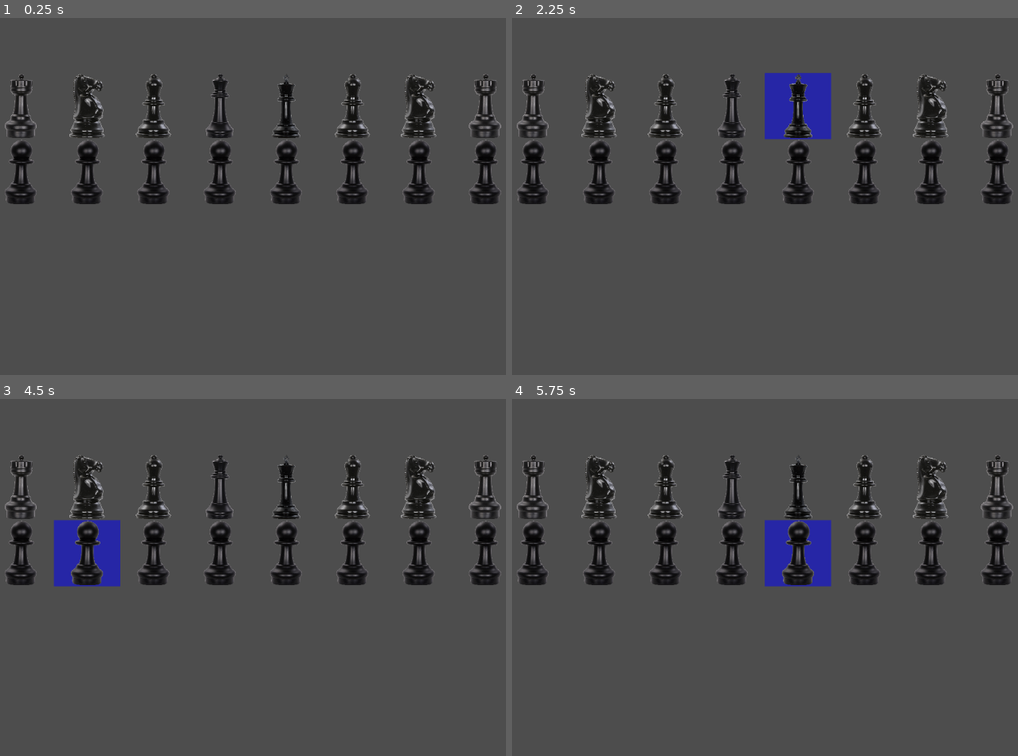
Above: before the commit, frames 1-4 (two rows, left to right).
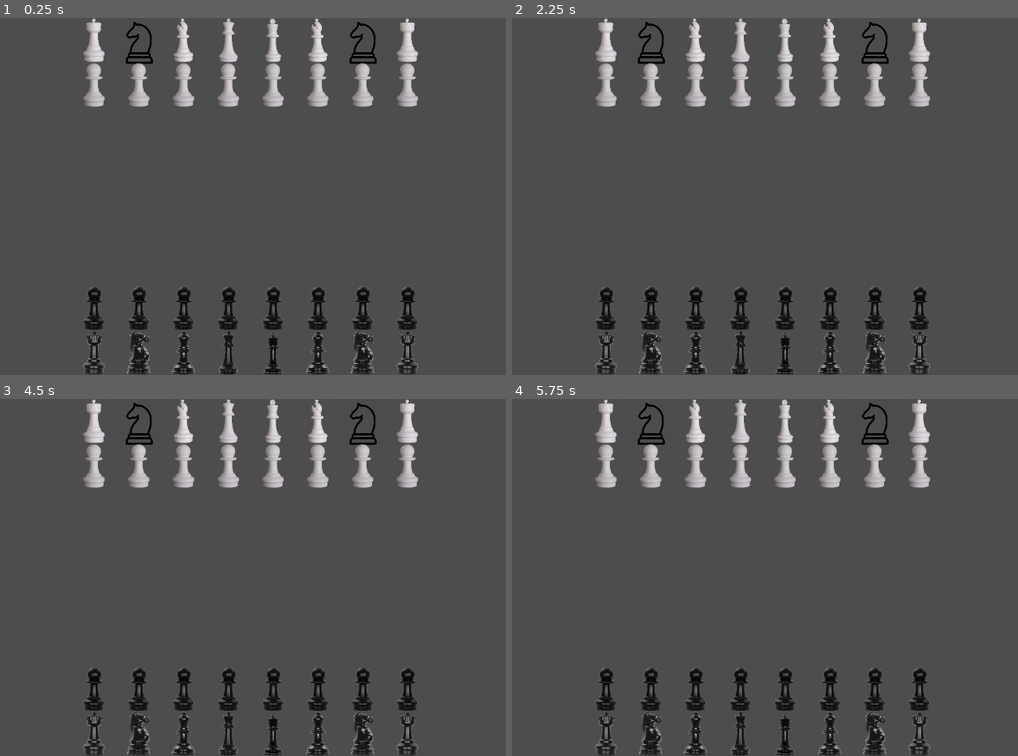
Above: after the commit, the same moments.

Repository: GDACollab/TacoChess
Game: Godot game, scene res://game.tscn
Same seed, same stepped clock (60 frames per second), same inputs: the game is played once before the commit and once after it.
Inputs (mouse positions are in pixels of both pictures, inside the frame that each line leads up to):
- Up to frame 1 (0.25 s): no input
- Up to frame 2 (2.25 s): tap Enter at 0.5, 2 s; move the mouse to (901, 178) at 0.52 s; click (901, 178) at 0.67 s; tap Space at 1.25 s; move the mouse to (633, 214) at 1.27 s; click (633, 214) at 1.42 s; move the mouse to (825, 117) at 2.02 s; click (825, 117) at 2.17 s
- Up to frame 3 (4.5 s): tap Space at 2.75, 4.25 s; move the mouse to (217, 648) at 2.77 s; click (217, 648) at 2.92 s; tap Enter at 3.5 s; move the mouse to (440, 631) at 3.52 s; click (440, 631) at 3.67 s; move the mouse to (60, 523) at 4.27 s; click (60, 523) at 4.42 s
- Up to frame 4 (5.75 s): move the mouse to (795, 577) at 5.02 s; click (795, 577) at 5.17 s

The runs differ from the first frame. In frame 1, 17% of the frame differs, in the area x 0-100%, y 0-100%; in frame 2, 18%; in frame 3, 19%; in frame 4, 19%.

Commit message:
Different side colors and board scales on launch

Diff:
--- a/PieceSprites.gd
+++ b/PieceSprites.gd
@@ -1,18 +1,27 @@
 extends Node2D
 
-const pawn_sprite = preload("res://ChessPieceSprites/pawn.png");
-const rook_sprite = preload("res://ChessPieceSprites/rook.png");
-const knight_sprite = preload("res://ChessPieceSprites/knight.png");
-const bishop_sprite = preload("res://ChessPieceSprites/bishop.png");
-const queen_sprite = preload("res://ChessPieceSprites/queen.png");
-const king_sprite = preload("res://ChessPieceSprites/king.png");
+const b_pawn_sprite = preload("res://ChessPieceSprites/black_pawn.png");
+const b_rook_sprite = preload("res://ChessPieceSprites/black_rook.png");
+const b_knight_sprite = preload("res://ChessPieceSprites/black_knight.png");
+const b_bishop_sprite = preload("res://ChessPieceSprites/black_bishop.png");
+const b_queen_sprite = preload("res://ChessPieceSprites/black_queen.png");
+const b_king_sprite = preload("res://ChessPieceSprites/black_king.png");
+
+const w_pawn_sprite = preload("res://ChessPieceSprites/white_pawn.png");
+const w_rook_sprite = preload("res://ChessPieceSprites/white_rook.png");
+const w_knight_sprite = preload("res://ChessPieceSprites/white_knight.png");
+const w_bishop_sprite = preload("res://ChessPieceSprites/white_bishop.png");
+const w_queen_sprite = preload("res://ChessPieceSprites/white_queen.png");
+const w_king_sprite = preload("res://ChessPieceSprites/white_king.png");
 
 # TODO automatically offset, scale, and width, based on screen size
 # TODO restrict which chess piece can be selected / moved based on turn (or don't if it's funny)
-const bXOffset = 100;
-const bYOffset = 100;
-const sWidth = 120;
-const spriteScale = .12;
+var bXOffset = 100;
+var bYOffset = 100;
+var sWidth = 120;
+var spriteScale = .12;
+
+var viewSize;
 
 var pieces := [];
 var highlight := [];
@@ -22,11 +31,10 @@
 	var piece = Chessboard.Piece;
 	var sprite;
 
-# Called when the node enters the scene tree for the first time.
 func _ready():
-	position = Vector2(bXOffset, bYOffset);
+	viewSize = get_viewport().size;
+	scale_screen();
 	_build_board();
-	print(get_viewport().size);
 
 func _build_board():
 	pieces.clear();
@@ -40,22 +48,40 @@
 			pieceSprite.sprite.centered = false;
 			pieces.append(pieceSprite);
 			add_child(pieceSprite.sprite);
-			match p.type:
-				Chessboard.Piece.Type.PAWN:
-					pieceSprite.sprite.texture = pawn_sprite;
-				Chessboard.Piece.Type.ROOK:
-					pieceSprite.sprite.texture = rook_sprite;
-				Chessboard.Piece.Type.KNIGHT:
-					pieceSprite.sprite.texture = knight_sprite;
-				Chessboard.Piece.Type.BISHOP:
-					pieceSprite.sprite.texture = bishop_sprite;
-				Chessboard.Piece.Type.QUEEN:
-					pieceSprite.sprite.texture = queen_sprite;
-				Chessboard.Piece.Type.KING:
-					pieceSprite.sprite.texture = king_sprite;
-				_:
-					printerr("Error drawing board: at least one chess piece does not have type");
-					break;
+			if p.side == Chessboard.Piece.Side.WHITE:
+				match p.type:
+					Chessboard.Piece.Type.PAWN:
+						pieceSprite.sprite.texture = w_pawn_sprite;
+					Chessboard.Piece.Type.ROOK:
+						pieceSprite.sprite.texture = w_rook_sprite;
+					Chessboard.Piece.Type.KNIGHT:
+						pieceSprite.sprite.texture = w_knight_sprite;
+					Chessboard.Piece.Type.BISHOP:
+						pieceSprite.sprite.texture = w_bishop_sprite;
+					Chessboard.Piece.Type.QUEEN:
+						pieceSprite.sprite.texture = w_queen_sprite;
+					Chessboard.Piece.Type.KING:
+						pieceSprite.sprite.texture = w_king_sprite;
+					_:
+						printerr("Error drawing board: at least one chess piece does not have type");
+						break;
+			else:
+				match p.type:
+					Chessboard.Piece.Type.PAWN:
+						pieceSprite.sprite.texture = b_pawn_sprite;
+					Chessboard.Piece.Type.ROOK:
+						pieceSprite.sprite.texture = b_rook_sprite;
+					Chessboard.Piece.Type.KNIGHT:
+						pieceSprite.sprite.texture = b_knight_sprite;
+					Chessboard.Piece.Type.BISHOP:
+						pieceSprite.sprite.texture = b_bishop_sprite;
+					Chessboard.Piece.Type.QUEEN:
+						pieceSprite.sprite.texture = b_queen_sprite;
+					Chessboard.Piece.Type.KING:
+						pieceSprite.sprite.texture = b_king_sprite;
+					_:
+						printerr("Error drawing board: at least one chess piece does not have type");
+						break;
 
 func _input(event):
 	if event is InputEventMouseButton and event.pressed and event.button_index == MOUSE_BUTTON_LEFT:
@@ -99,3 +125,14 @@
 		var posX = m.position.x * sWidth + bXOffset;
 		var posY = m.position.y * sWidth + bYOffset;
 		draw_rect(Rect2(posX, posY, sWidth, sWidth), Color(Color.WEB_PURPLE, .5), true);
+
+func scale_screen():
+	var viewSize = get_viewport().size;
+	sWidth = min(viewSize.x / 8, viewSize.y / 8);
+	bXOffset = (viewSize.x - sWidth * 8) / 2;
+	bYOffset = (viewSize.y - sWidth * 8) / 2;
+	spriteScale = sWidth / 1000.;
+	position = Vector2(bXOffset, bYOffset);
+	#	for p in pieces:
+	#		p.sprite.position = Vector2(p.position.x*sWidth, p.position.y*sWidth);
+	#		p.sprite.scale = sWidth;
Renamed: ChessPieceSprites/bishop.png -> ChessPieceSprites/black_bishop.png
Not shown, changed: ChessPieceSprites/black_bishop.png.import
Renamed: ChessPieceSprites/king.png -> ChessPieceSprites/black_king.png
Not shown, changed: ChessPieceSprites/black_king.png.import
Renamed: ChessPieceSprites/knight.png -> ChessPieceSprites/black_knight.png
Not shown, added: ChessPieceSprites/black_knight.png.import
Renamed: ChessPieceSprites/pawn.png -> ChessPieceSprites/black_pawn.png
Not shown, added: ChessPieceSprites/black_pawn.png.import
Renamed: ChessPieceSprites/queen.png -> ChessPieceSprites/black_queen.png
Not shown, added: ChessPieceSprites/black_queen.png.import
Renamed: ChessPieceSprites/rook.png -> ChessPieceSprites/black_rook.png
Not shown, added: ChessPieceSprites/black_rook.png.import
(and 12 more such lines)
